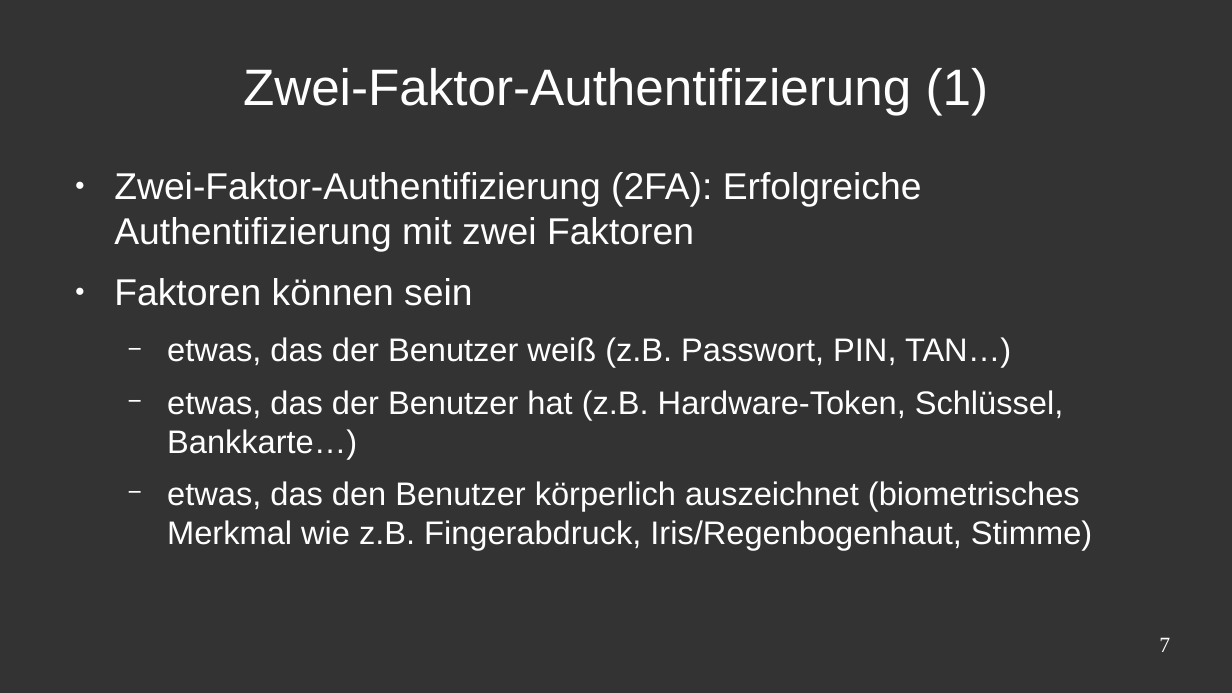
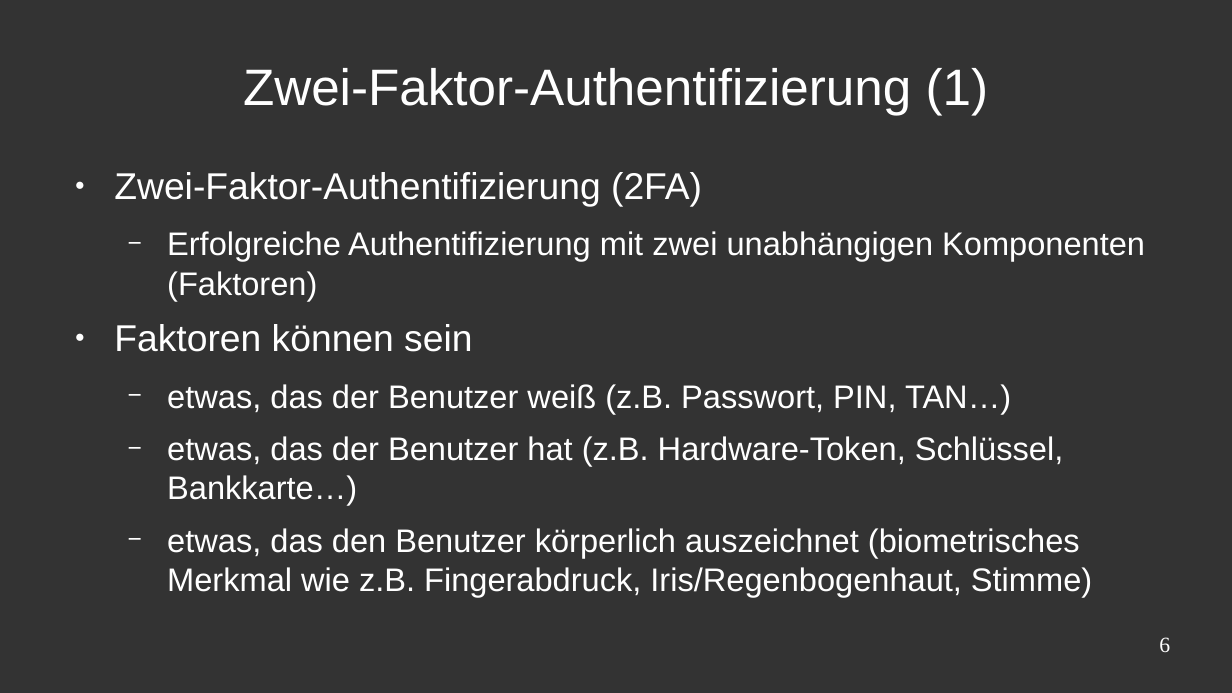
Before and after one commit to CTreffOS/Vortraege, a slide deck: slide 6 of Netsurvival - Ein moderner Ueberlebensguide/vortrag_teil_pvoigt.odp (slide 7 before the commit). Drawn at 1232x693 pixels with LibreOffice and Linux fonts; fonts in the diff are those of the drawing; background and template pictures are left out. Boxes give left, top, right and bottom in pixels: in the first picture for what was removed or moved away, otherwise in the second. Text is boxed around its words. In the diff, an @@ line names an element or a change of style, - is before the commit and + after.

Commit message:
Fixed some typos, removed slide "Passwörter und Passphrasen".

```diff
--- a/Netsurvival - Ein moderner Ueberlebensguide/vortrag_teil_pvoigt.odp
+++ b/Netsurvival - Ein moderner Ueberlebensguide/vortrag_teil_pvoigt.odp
@@ text at [114,172,1145,301]: text changed; size 24 to 21 pt @@
-● Zwei-Faktor-Authentifizierung (2FA): Erfolgreiche Authentifizierung mit zwei Faktoren
+● Zwei-Faktor-Authentifizierung (2FA)
+  − Erfolgreiche Authentifizierung mit zwei unabhängigen Komponenten (Faktoren)
@@ page number at [1159,637,1170,652]: text changed @@
-7
+6
```
Also in this commit, not shown: 3 other slides changed, 1 slide removed.
